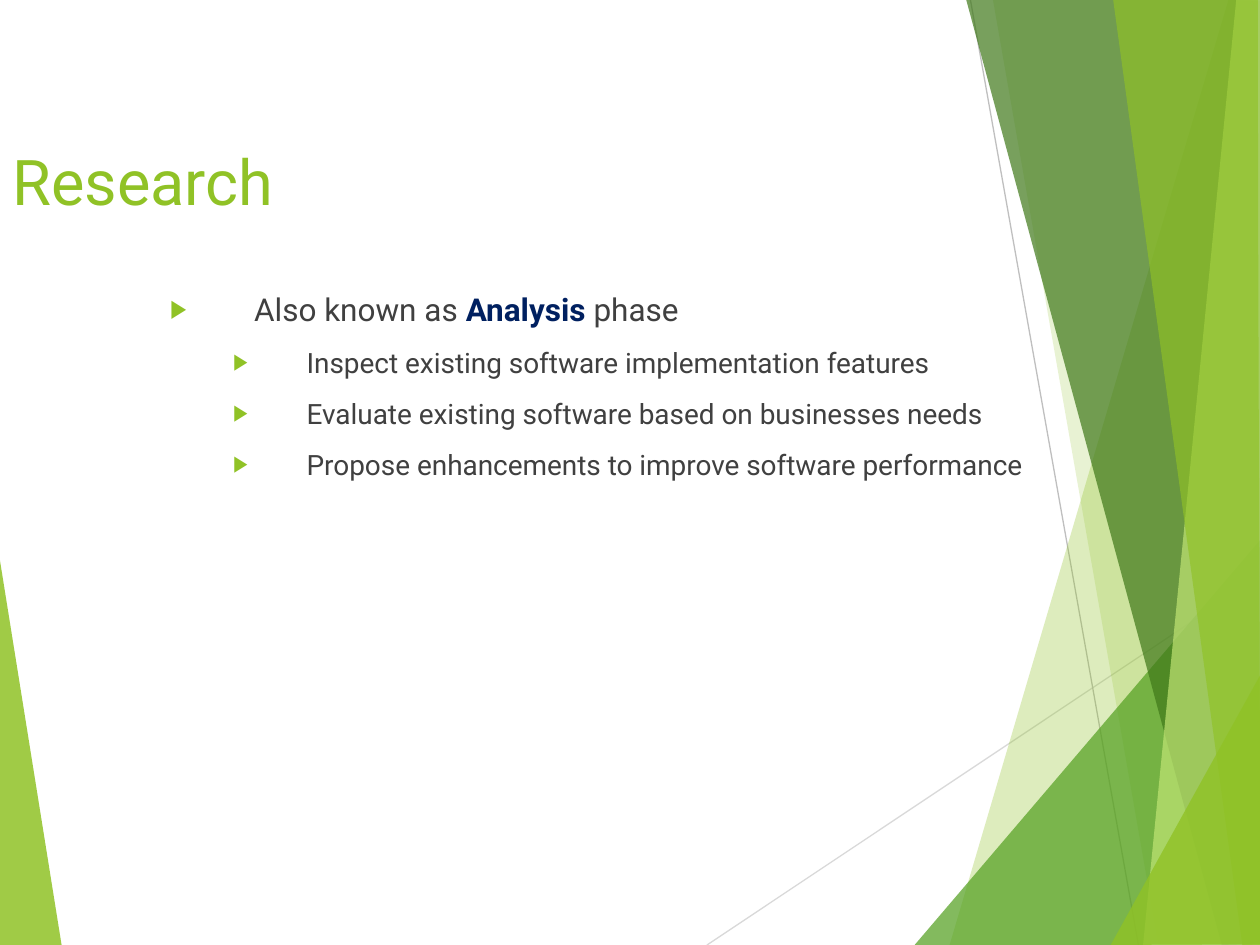
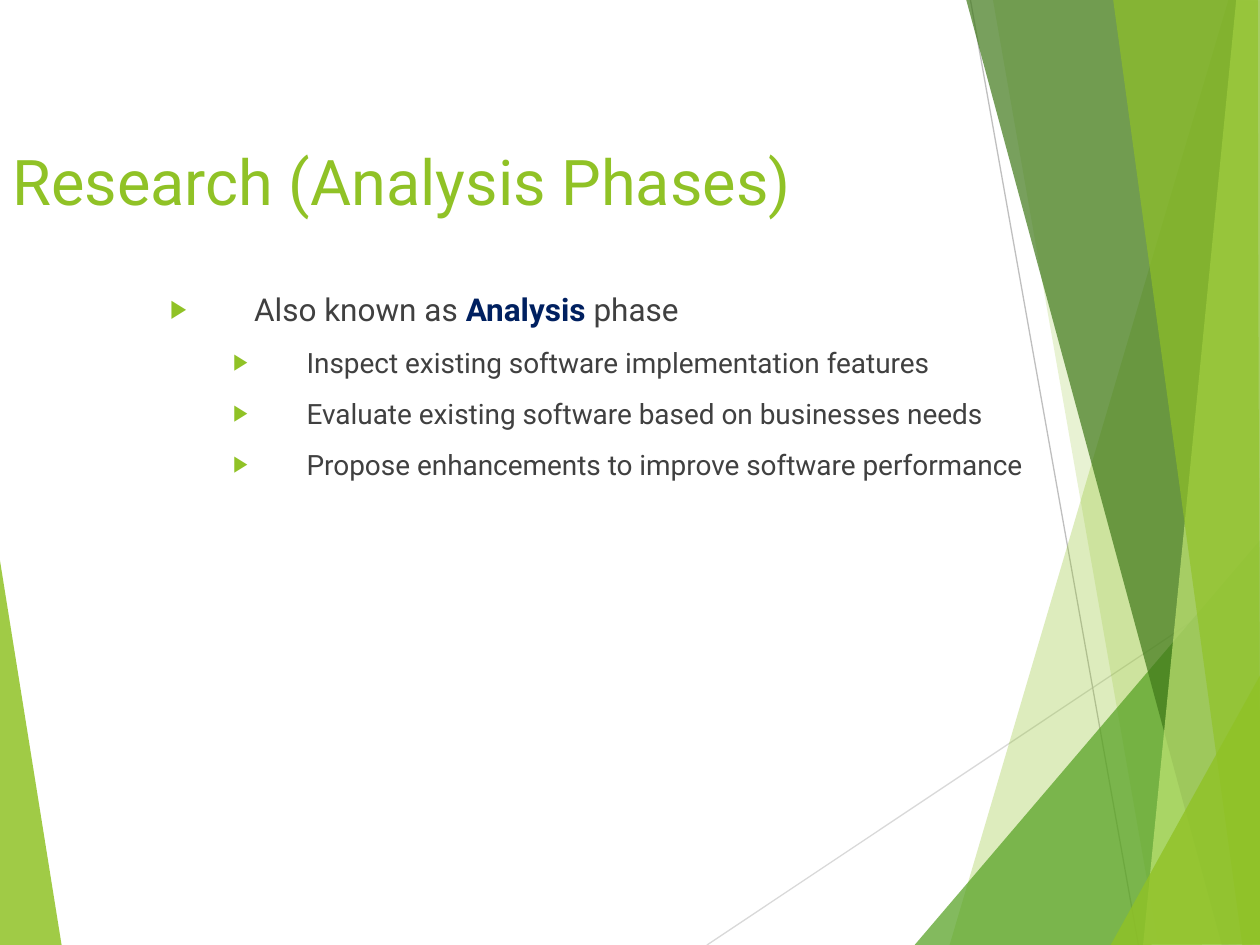
Before and after one commit to hdmdhr/CPRG-210-OSD-Assignment, a slide deck: slide 17 of Project Concepts/PROJ216 Slides Day2.pptx. Drawn at 1260x945 pixels with LibreOffice and Linux fonts; fonts in the diff are those of the drawing. Boxes give left, top, right and bottom in pixels: in the first picture for what was removed or moved away, otherwise in the second. Text is boxed around its words. In the diff, an @@ line names an element or a change of style, - is before the commit and + after.

```diff
--- a/Project Concepts/PROJ216 Slides Day2.pptx
+++ b/Project Concepts/PROJ216 Slides Day2.pptx
@@ title at box(13, 154, 791, 220): text changed @@
-Research
+Research (Analysis Phases)
```
Also in this commit, not shown: 2 other slides changed, 1 other file.
